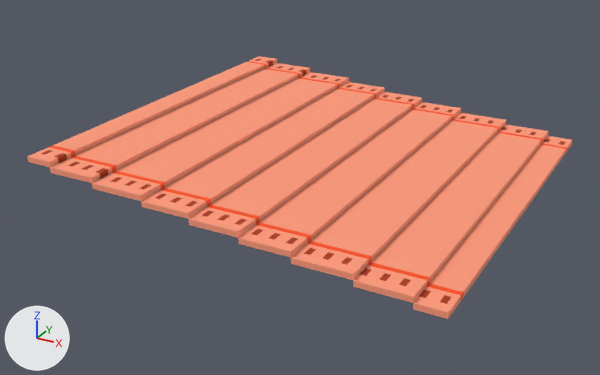
A saved change to the OBJ model Game Dev 2/Assets/Models/Tracks/Incline/Lava Zone/incline-0.obj.
Rendered twice from a camera (50 mm lens) standing at (65.8, -129.9, 60.6) and looking at (-3.0, -4.9, -1.9). The lights are fixed; the arrows at lower left show +X, +Y and +Z. Where no turn or scale is listed for an object, it has been applied to the vertices. Vertices at the same position are counted once.

Before the edit, the objects in view are built like this:
```python
me_incline_0 = bpy.data.meshes.new('incline-0')
me_incline_0.from_pydata(...)  # 568 vertices, 1228 faces; spans x -37.5..37.5, y -37.5..37.5, z 0.0..9.0
me_incline_0.materials.append(mat_palette)  # picture img_incline_0_png
ob_incline_0 = bpy.data.objects.new('incline-0', me_incline_0)
ob_incline_0.location = (0.0, 0.0, 0.0)
```
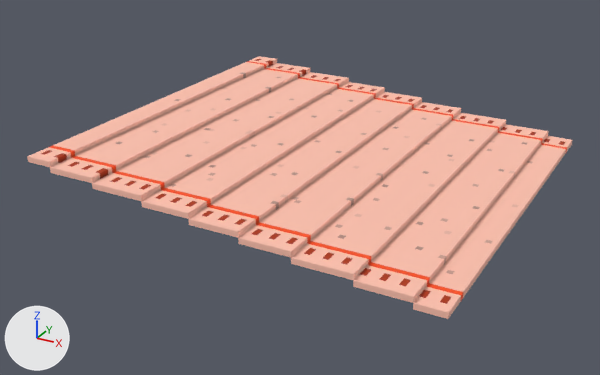
Edits to the bpy script that builds the scene:
```text
Change me_incline_0:
    used by ob_incline_0; location = (0.0, 0.0, 0.0)
    remove me_incline_0.from_pydata(...)  # 568 vertices, 1228 faces; spans x -37.5..37.5, y -37.5..37.5, z 0.0..9.0
    add me_incline_0.from_pydata(...)  # 1224 vertices, 2628 faces; spans x -37.5..37.5, y -37.5..37.5, z 0.0..9.0
    me_incline_0 part 1: 656 vertices added at x -34.5..36.5, y -30.5..28.5, z 0.0..9.0
```

Where the change shows, as pixel boxes [x1, y1, x2, y2] in the pictures (600 x 375 px):
part 1 of me_incline_0, added (beige)
    after: [53, 62, 566, 292]
